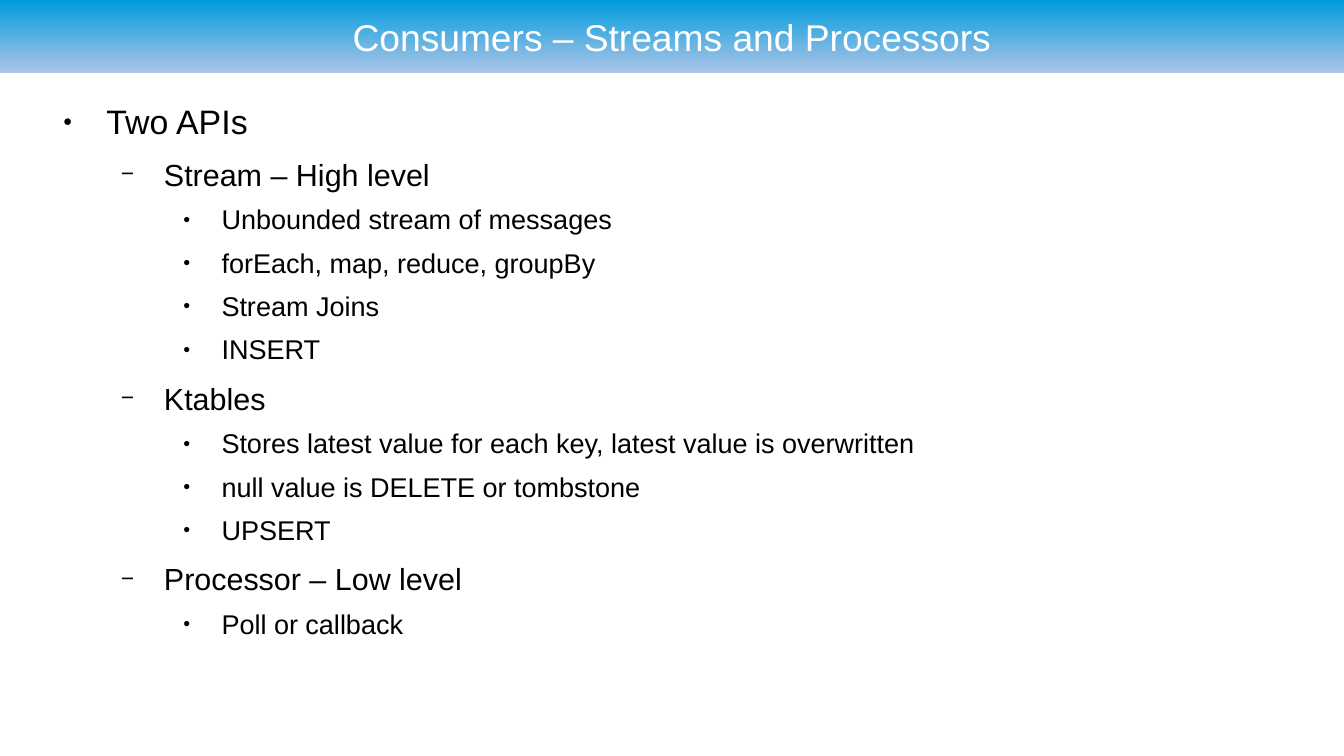
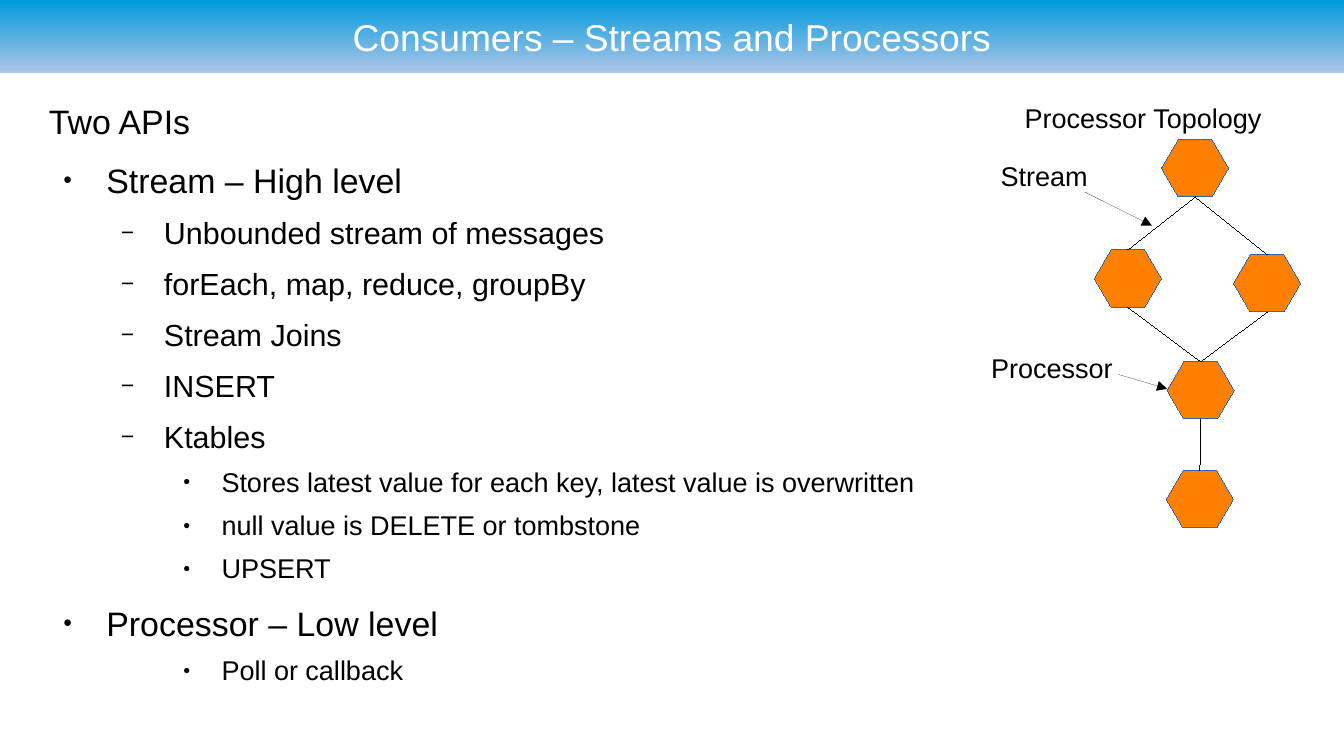
Before and after one commit to ryzlab/kafka-kompetensdag, a slide deck: slide 19 of doc/presentation.odp (slide 17 before the commit). Drawn at 1344x756 pixels with LibreOffice and Linux fonts; fonts in the diff are those of the drawing; background and template pictures are left out. Boxes give left, top, right and bottom in pixels: in the first picture for what was removed or moved away, otherwise in the second. Text is boxed around its words. In the diff, an @@ line names an element or a change of style, - is before the commit and + after.

```diff
--- a/doc/presentation.odp
+++ b/doc/presentation.odp
@@ text at [49,110,604,637]: size 18 to 20 pt in "Stream – High level", "Processor – Low level"; size 16 to 18 pt in "Unbounded stream of messages", "forEach, map, reduce, groupBy", "Stream Joins", "INSERT"; bullet ● to none; bullet − to ●; list level 2 to 1 in "Stream – High level"; bullet ● to −; list level 3 to 2 in "Unbounded stream of messages"; list level 3 to 2 in "forEach, map, reduce, groupBy"; list level 3 to 2 in "Stream Joins"; list level 3 to 2 in "INSERT"; list level 2 to 1 in "Processor – Low level" @@
@@ text added at [1025,108,1261,133], 16 pt, text #000000 @@
+Processor Topology
@@ hexagon added at [1162,139,1229,196], fill #FF8000, outline #3465A4 0 pt @@
@@ text added at [1001,167,1088,187], 16 pt, text #000000 @@
+Stream
@@ arrow added from (1085, 193) to (1153, 226), #000000 0 pt @@
@@ line added from (1195, 196) to (1128, 250), #000000 0 pt @@
@@ line added from (1195, 196) to (1267, 255), #000000 0 pt @@
@@ hexagon added at [1095,250,1162,307], fill #FF8000, outline #3465A4 0 pt @@
@@ hexagon added at [1234,255,1301,312], fill #FF8000, outline #3465A4 0 pt @@
@@ line added from (1128, 307) to (1201, 362), #000000 0 pt @@
@@ line added from (1267, 312) to (1201, 362), #000000 0 pt @@
@@ text added at [991,359,1113,379], 16 pt, text #000000 @@
+Processor
@@ arrow added from (1118, 374) to (1167, 389), #000000 0 pt @@
@@ hexagon added at [1167,362,1234,420], fill #FF8000, outline #3465A4 0 pt @@
@@ line added from (1201, 420) to (1200, 471), #000000 0 pt @@
@@ hexagon added at [1167,471,1234,528], fill #FF8000, outline #3465A4 0 pt @@
```
Also in this commit, not shown: 17 other slides changed, 2 slides added.
